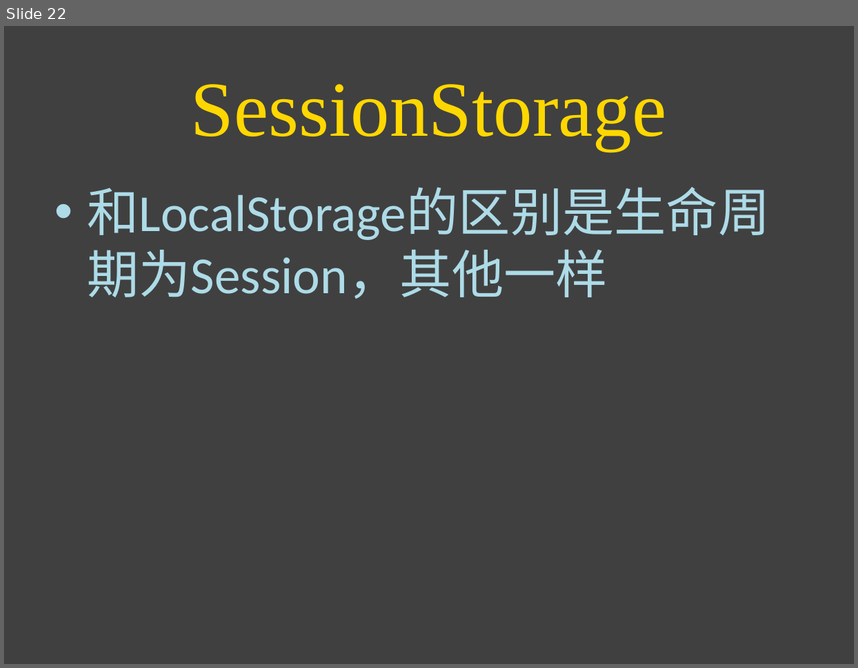
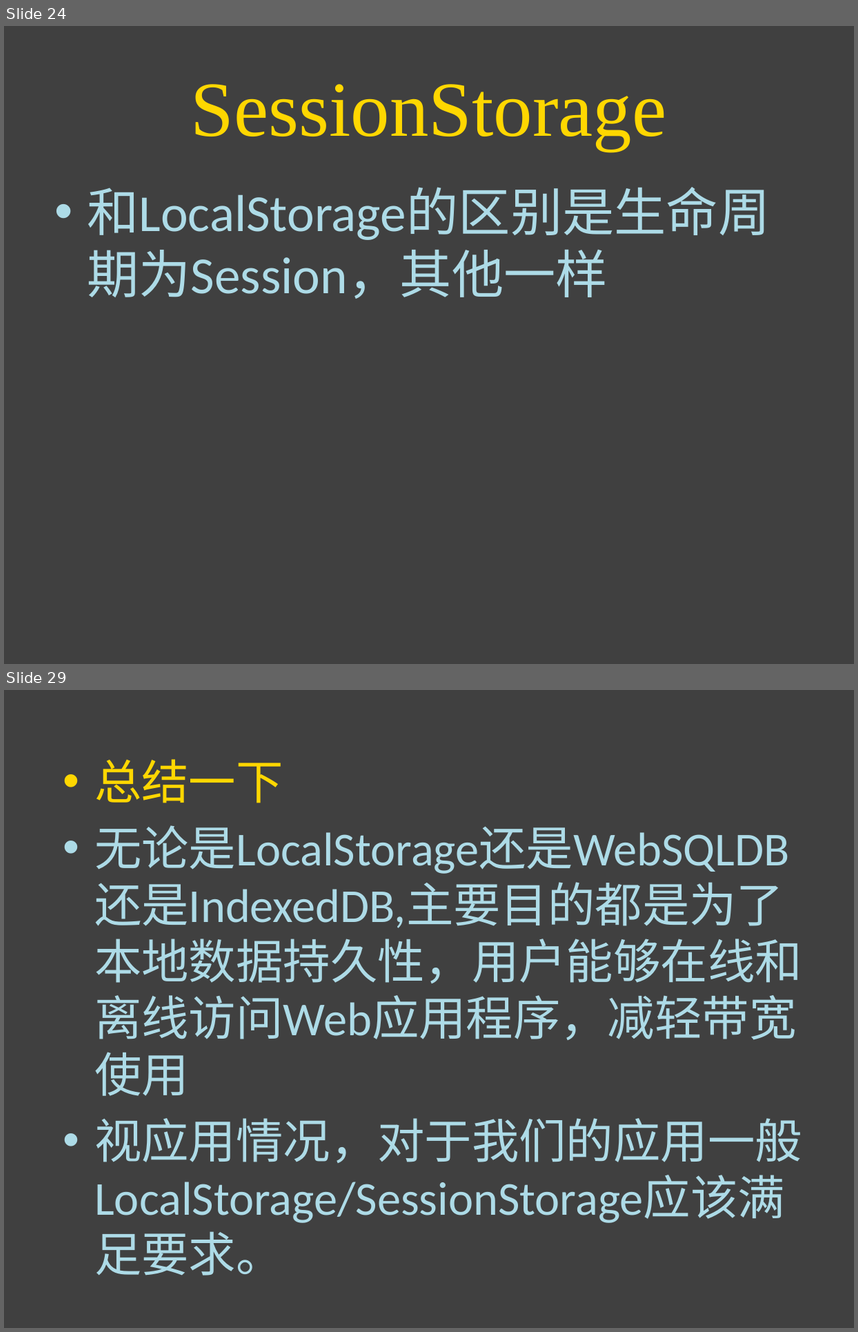
Before and after one commit to simplemx/playground, a slide deck: ppt/frontend.pptx. Shown one above the other, each under a label of ours: slide 22 before the commit, slides 24 and 29 after it; the slides between them are not shown. The pictures are 858x668 and 858x1332 pixels, drawn with LibreOffice and Linux fonts; fonts in the diff are those of the drawing. Boxes give left, top, right and bottom in pixels: in the first picture for what was removed or moved away, otherwise in the second. Text is boxed around its words. In the diff, an @@ line names an element or a change of style, - is before the commit and + after.

```diff
--- a/ppt/frontend.pptx
+++ b/ppt/frontend.pptx
@@ slide 29 added at (x1=4, y1=690, x2=854, y2=1328), background #404040 @@
@@ text added at (x1=94, y1=759, x2=802, y2=1223), 40 pt, text #ADDBE7 @@
+• 总结一下
+• 无论是LocalStorage还是WebSQLDB还是IndexedDB,主要目的都是为了本地数据持久性，用户能够在线和离线访问Web应用程序，减轻带宽使用
+• 视应用情况，对于我们的应用一般LocalStorage/SessionStorage应该满足要求。
@@ what was slide 22 is now slide 24 @@
```
Also in this commit, not shown: 13 slides changed, 48 other slides added, 2 slides removed.
